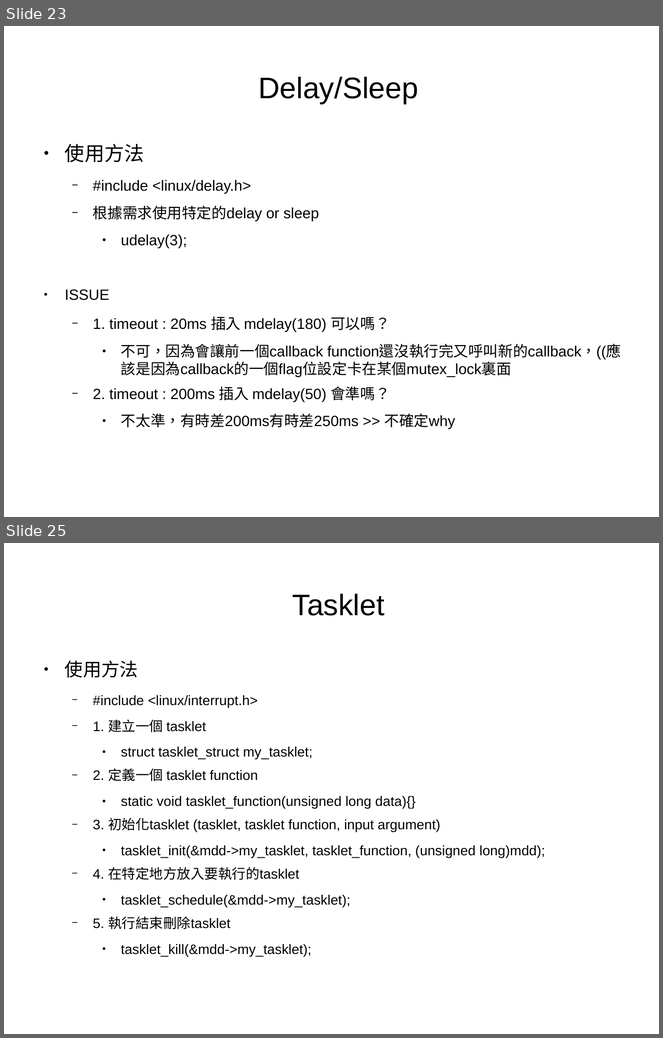
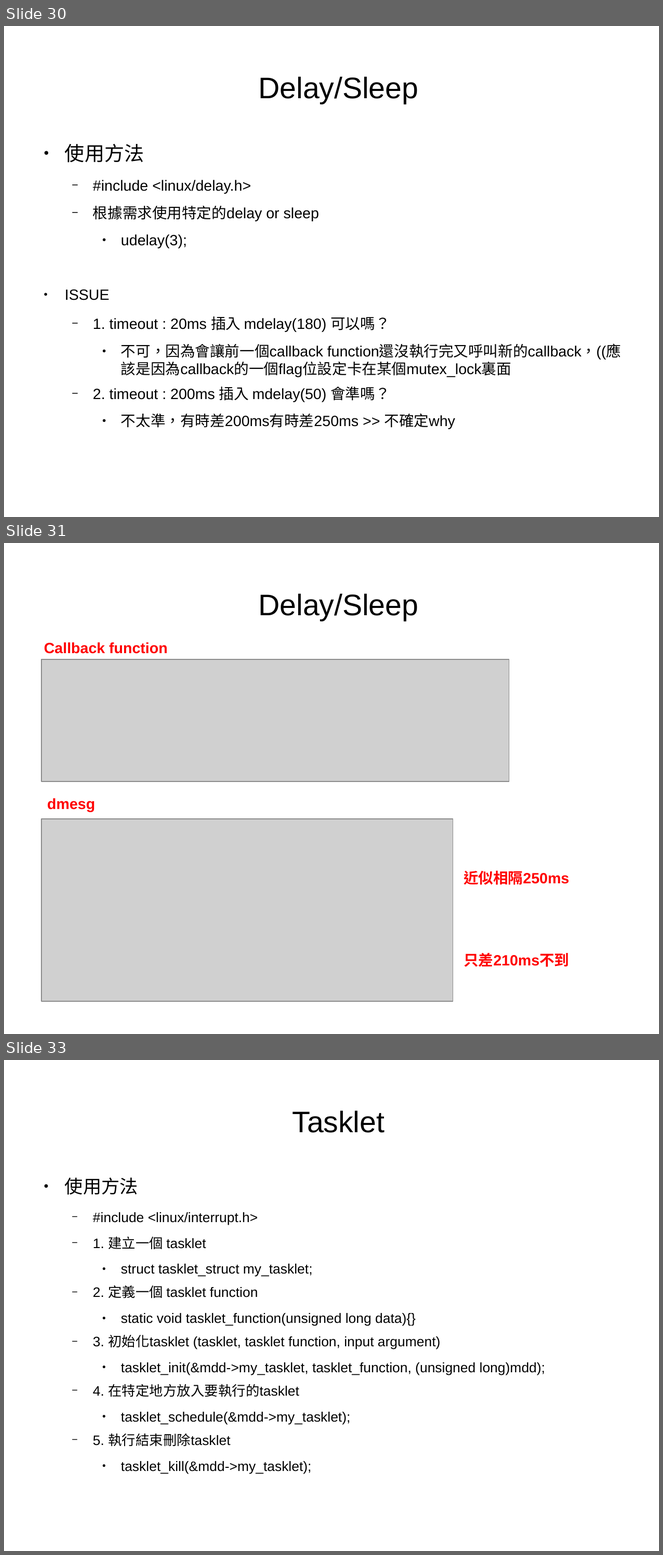
Before and after one commit to moumoon1203/linux_study, a slide deck: linux_study.odp. Shown one above the other, each under a label of ours: slides 23 and 25 before the commit, slides 30, 31 and 33 after it; the slides between them are not shown. The pictures are 663x1038 and 663x1555 pixels, drawn with LibreOffice and Linux fonts; fonts in the diff are those of the drawing; grey boxes stand for pictures. Boxes give left, top, right and bottom in pixels: in the first picture for what was removed or moved away, otherwise in the second. Text is boxed around its words. In the diff, an @@ line names an element or a change of style, - is before the commit and + after.

```diff
--- a/linux_study.odp
+++ b/linux_study.odp
@@ slide 31 added at [4, 543, 659, 1034], background #FFFFFF @@
@@ title added at [258, 593, 418, 621], 36 pt, text #000000 @@
+Delay/Sleep
@@ text added at [44, 642, 168, 654], 18 pt, text #FF0000, bold @@
+Callback function
@@ picture added at [41, 659, 509, 782] @@
@@ text added at [47, 798, 95, 812], 18 pt, text #FF0000, bold @@
+dmesg
@@ picture added at [41, 820, 453, 1002] @@
@@ text added at [464, 871, 569, 885], 18 pt, text #FF0000, bold @@
+近似相隔250ms
@@ text added at [464, 953, 569, 967], 18 pt, text #FF0000, bold @@
+只差210ms不到
@@ what was slide 23 is now slide 30 @@
@@ what was slide 25 is now slide 33 @@
```
Also in this commit, not shown: 6 slides changed, 25 other slides added, 3 other files.
